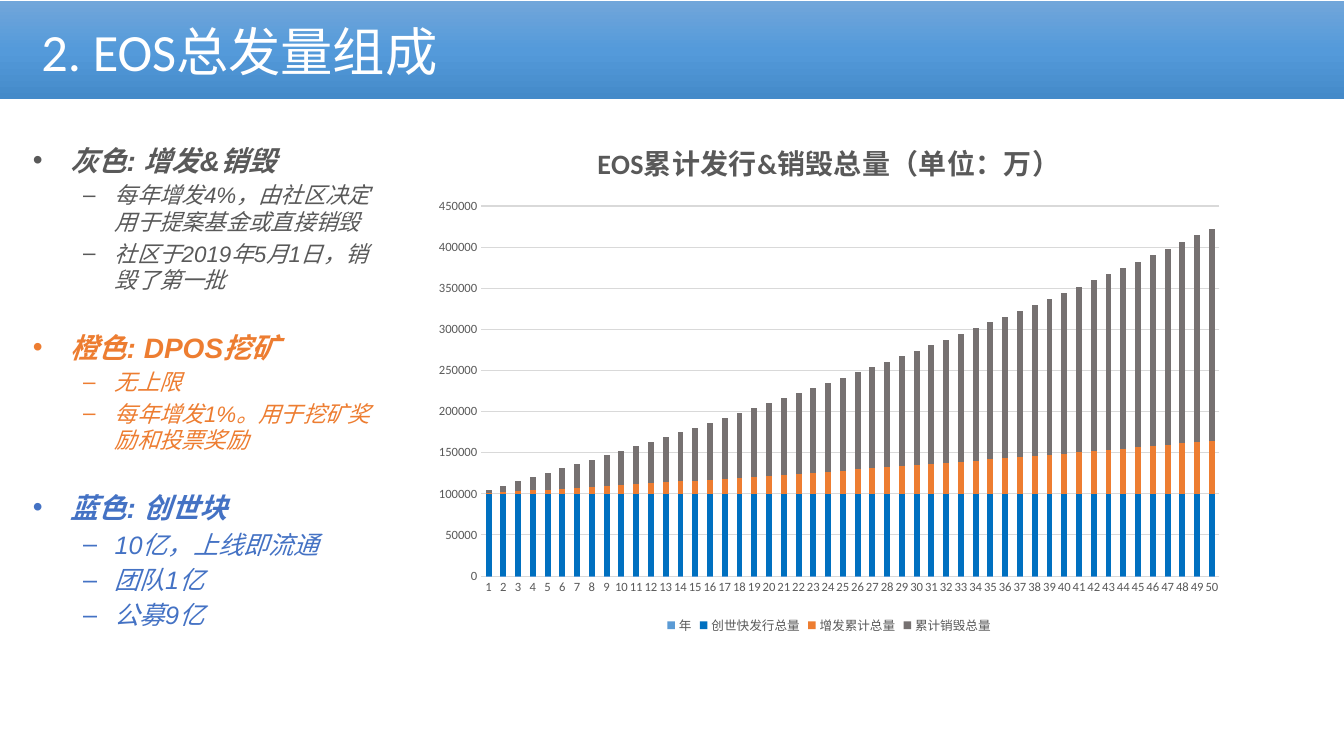
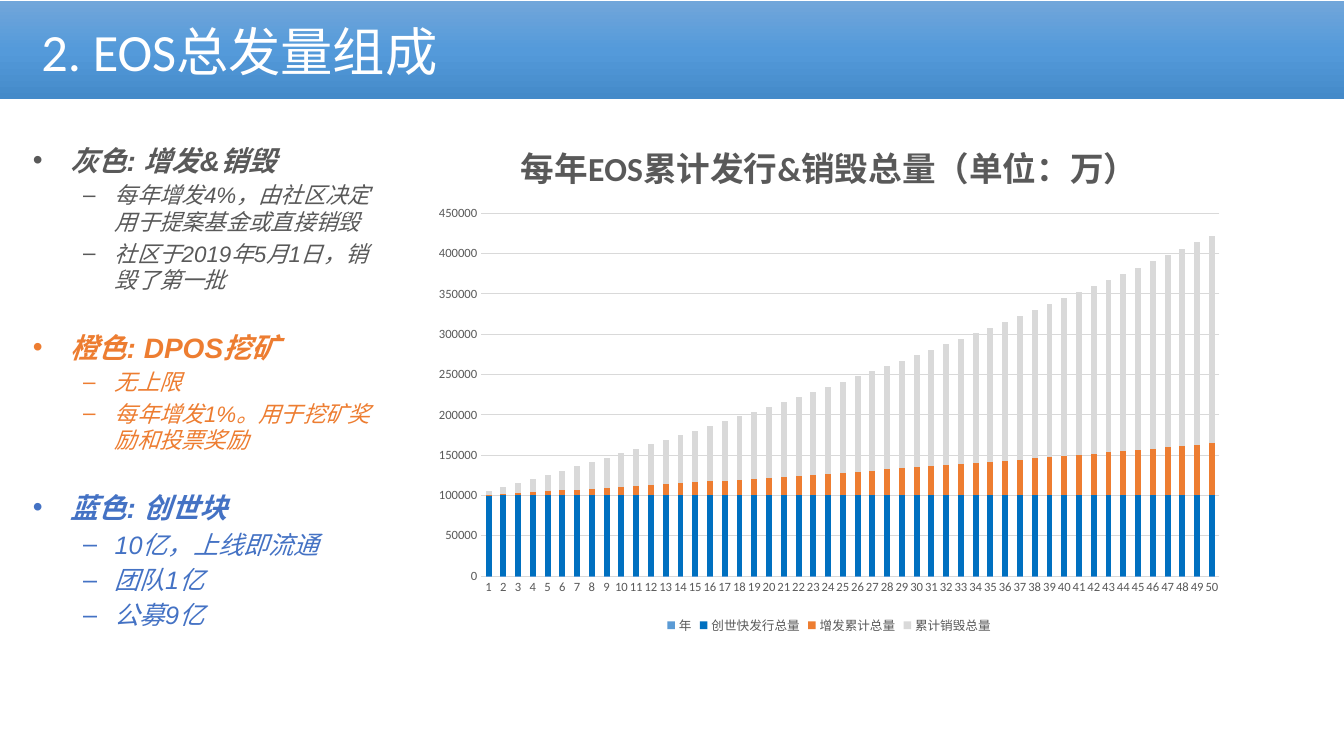
Before and after one commit to cmdpos/gaia, a slide deck: slide 4 of ppt/coins.pptx. Drawn at 1344x756 pixels with LibreOffice and Linux fonts; fonts in the diff are those of the drawing; background and template pictures are left out. Boxes give left, top, right and bottom in pixels: in the first picture for what was removed or moved away, otherwise in the second. Text is boxed around its words. In the diff, an @@ line names an element or a change of style, - is before the commit and + after.

```diff
--- a/ppt/coins.pptx
+++ b/ppt/coins.pptx
@@ column stacked chart at [422, 122, 1235, 639] @@
@@ title "EOS累计发行&销毁总量（单位：万）" to "每年EOS累计发行&销毁总量（单位：万）" @@
@@ colour of 累计销毁总量 #767171 to #D9D9D9 @@
```
Also in this commit, not shown: 5 other slides changed, 1 other file.
